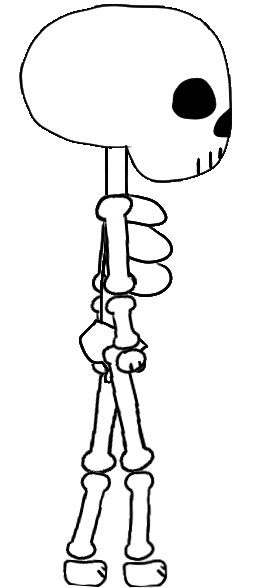
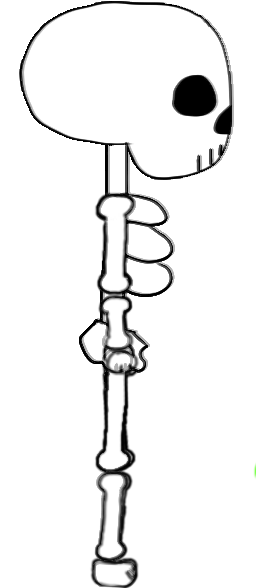
Layer changes from the first (256, 588) image to the second:
added layer "Warstwa malowania 1 (wklejone)" (30%) above "Head.png" over [19, 1, 256, 588]
painted on "Head.png" over [19, 1, 234, 444]
painted on "Hand.png" (1st of 2, in "Right arm") over [81, 285, 172, 413]
painted on "LowerArm.png" (1st of 2, in "Right arm") over [81, 230, 175, 418]
painted on "UpperArm.png" (1st of 2, in "Right arm") over [46, 130, 175, 322]
painted on "Feet.png" over [63, 368, 256, 588]
painted on "LowerLeg.png" over [63, 343, 256, 588]
painted on "UpperLeg.png" over [63, 214, 256, 588]
moved "Left leg" above "Left arm" over [63, 281, 171, 588]
painted on "LeftFeet.png" over [63, 554, 168, 588]
painted on "LeftLowerLeg.png" over [63, 406, 136, 588]
painted on "LeftUpperLeg.png" over [71, 281, 150, 537]
painted on "Hand.png" (2nd of 2, in "Left arm") over [81, 287, 164, 420]
painted on "LowerArm.png" (2nd of 2, in "Left arm") over [81, 230, 157, 360]
painted on "UpperArm.png" (2nd of 2, in "Left arm") over [86, 139, 154, 324]
